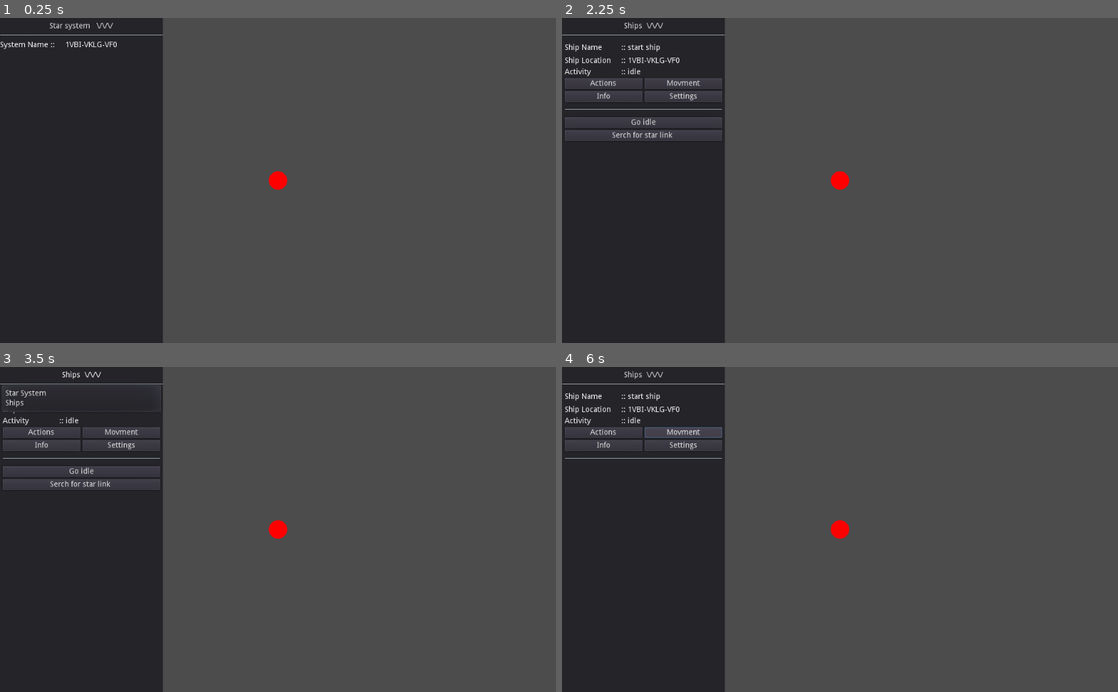
Above: before the commit, frames 1-4 (two rows, left to right).
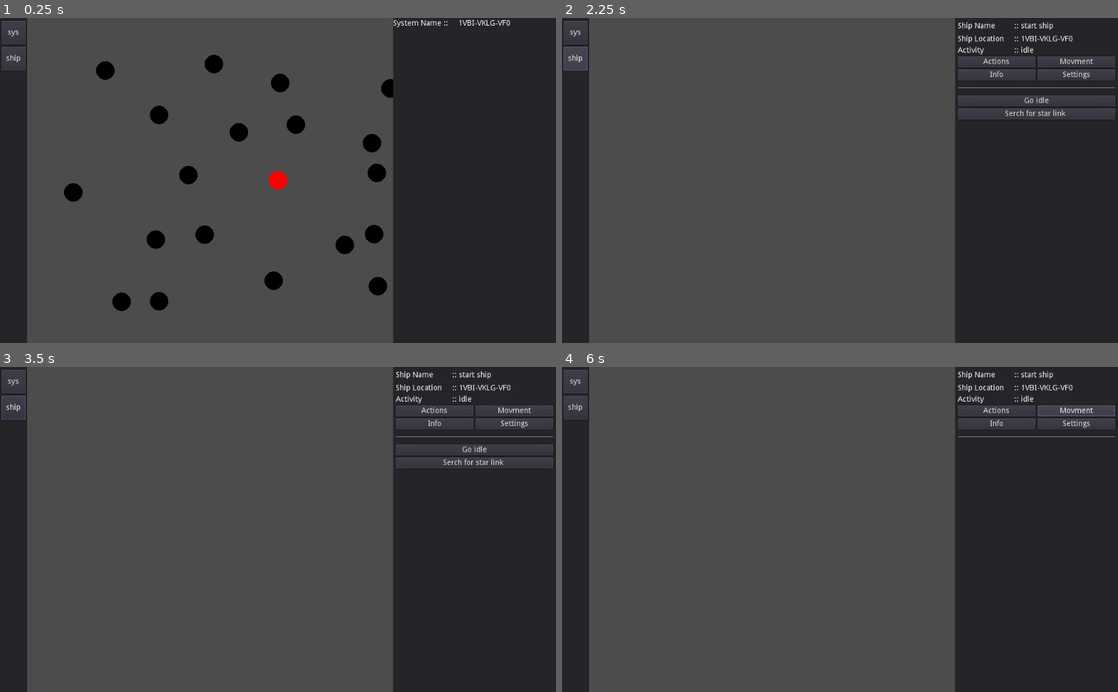
Above: after the commit, the same moments.

Repository: Drakosam/godot_game_1
Game: Godot game, scene res://World.tscn
Same seed, same stepped clock (60 frames per second), same inputs: the game is played once before the commit and once after it.
Inputs (mouse positions are in pixels of both pictures, inside the frame that each line leads up to):
- Up to frame 1 (0.25 s): no input
- Up to frame 2 (2.25 s): click (645, 24) at 0.5 s, where only the run before the commit has a clickable "Star system ▼▼▼ \/\/\/"; click (573, 31) at 1.25 s, where only the run after the commit has a clickable "sys"; click (573, 57) at 2 s, where only the run after the commit has a clickable "ship"
- Up to frame 3 (3.5 s): click (83, 373) at 2.75 s, where only the run before the commit has a clickable "Ships ▼▼▼ \/\/\/"
- Up to frame 4 (6 s): click "Go idle" at 3.5 s; click "Go idle" at 4.25 s; click "Actions" at 5 s; click "Movment" at 5.75 s

The runs differ from the first frame. In frame 1, 56% of the frame differs, in the area x 0-100%, y 0-100%; in frame 2, 48%; in frame 3, 48%; in frame 4, 51%.

Commit message:
-redesain starsystems and new gui

Diff:
--- a/Game_Setings.tscn
+++ b/Game_Setings.tscn
@@ -6,7 +6,7 @@
 var SIZE_X = 5
 var SIZE_Y = 5
 
-var HIDE_INACTIVE_SYSTEMS = true
+var HIDE_INACTIVE_SYSTEMS = false
 var RANDOMIZE_SYSTEM_POSYTION = true
 
 
--- a/Ship_panel.tscn
+++ b/Ship_panel.tscn
@@ -68,10 +68,11 @@
 
 
 func _refresh_ship_data():
-	$VBoxContainer/HBoxContainer/Ship_name.text = \":: \" + current_ship.ship_name
-	$VBoxContainer/HBoxContainer2/Ship_location.text =\":: \" + current_ship.get_system_name()
-	$VBoxContainer/HBoxContainer4/Activity.text = \":: \" + current_ship.curent_action
-	_refresh_buttons()
+	if(current_ship):
+		$VBoxContainer/HBoxContainer/Ship_name.text = \":: \" + current_ship.ship_name
+		$VBoxContainer/HBoxContainer2/Ship_location.text =\":: \" + current_ship.get_system_name()
+		$VBoxContainer/HBoxContainer4/Activity.text = \":: \" + current_ship.curent_action
+		_refresh_buttons()
 
 
 #---------------------- NW
--- a/StarSystem.tscn
+++ b/StarSystem.tscn
@@ -31,6 +31,7 @@
 
 signal clear_selected()
 signal system_selected(system)
+
 
 
 func _ready():
--- /dev/null
+++ b/StarSystemsMap.tscn
@@ -0,0 +1,132 @@
+[gd_scene load_steps=3 format=2]
+
+[ext_resource path="res://Game_Setings.tscn" type="PackedScene" id=1]
+
+[sub_resource type="GDScript" id=1]
+script/source = "extends Node2D
+
+var StarSystam = preload(\"res://StarSystem.tscn\")
+var StarLink = preload(\"res://StarLink.tscn\")
+
+var dist_x = 80
+var dist_y = 50
+var base_dist = 15
+
+var system_list = []
+var star_systems_grid=[]
+
+signal system_selected(system)
+
+func _ready():
+	pass # Replace with function body.
+
+
+func get_star_list():
+	return system_list
+
+func get_star_grid():
+	return star_systems_grid
+
+func create_board(size_x,size_y):
+	for y in size_y:
+		var system_line = []
+		for x in size_x:
+			var new_system = StarSystam.instance()
+
+			new_system.position = Vector2(base_dist+x*dist_x*2 +dist_x*(y%2),base_dist+y*dist_y*2)
+			new_system.connect('clear_selected',self,'clear_system_selected')
+			new_system.connect('system_selected',self,'system_selected')
+
+			if $Game_Setings.RANDOMIZE_SYSTEM_POSYTION:
+				new_system.randomize_posytion(dist_x, dist_y)
+
+			system_line.append(new_system)
+			system_list.append(new_system)
+
+		star_systems_grid.append(system_line)
+
+	update_star_links()
+	for system in system_list:
+		system.make_not_active()
+		add_child(system)
+
+
+func update_star_links():
+	for pos_y in len(star_systems_grid):
+		for pos_x in len(star_systems_grid[pos_y]) -1:
+			var s_link = StarLink.instance()
+			var s_sys = star_systems_grid[pos_y][pos_x]
+			var e_sys = star_systems_grid[pos_y][pos_x+1]
+
+			s_link.set_link(s_sys, e_sys)
+
+			s_sys.star_link_e =s_link
+			e_sys.star_link_w = s_link
+
+			s_sys.star_system_e = e_sys
+			e_sys.star_system_w= s_sys
+
+			add_child(s_link)
+
+	for pos_y in range(1,len(star_systems_grid)) :
+		for pos_x in len(star_systems_grid[pos_y]):
+			var s_link = StarLink.instance()
+
+
+			s_link.set_link(star_systems_grid[pos_y][pos_x],star_systems_grid[pos_y-1][pos_x])
+			if pos_y % 2 == 1:
+				star_systems_grid[pos_y-1][pos_x].star_link_se = s_link
+				star_systems_grid[pos_y][pos_x].star_link_nw =s_link
+
+				star_systems_grid[pos_y][pos_x].star_system_nw = star_systems_grid[pos_y-1][pos_x]
+				star_systems_grid[pos_y-1][pos_x].star_system_se = star_systems_grid[pos_y][pos_x]
+			else:
+				star_systems_grid[pos_y-1][pos_x].star_link_sw = s_link
+				star_systems_grid[pos_y][pos_x].star_link_ne =s_link
+
+				star_systems_grid[pos_y][pos_x].star_system_ne = star_systems_grid[pos_y-1][pos_x]
+				star_systems_grid[pos_y-1][pos_x].star_system_sw = star_systems_grid[pos_y][pos_x]
+			add_child(s_link)
+
+	for pos_y in range(1,len(star_systems_grid)) :
+		for pos_x in len(star_systems_grid[pos_y]) -1:
+			if pos_y % 2 == 1:
+				var s_link = StarLink.instance()
+				s_link.set_link(star_systems_grid[pos_y][pos_x],star_systems_grid[pos_y-1][pos_x+1])
+
+				star_systems_grid[pos_y][pos_x].star_link_ne =s_link
+				star_systems_grid[pos_y-1][pos_x+1].star_link_sw = s_link
+
+				star_systems_grid[pos_y][pos_x].star_system_ne = star_systems_grid[pos_y-1][pos_x+1]
+				star_systems_grid[pos_y-1][pos_x+1].star_system_sw = star_systems_grid[pos_y][pos_x]
+
+				add_child(s_link)
+
+	for pos_y in range(1,len(star_systems_grid)) :
+		for pos_x in range(1,len(star_systems_grid[pos_y])):
+			if pos_y % 2 == 0:
+				var s_link = StarLink.instance()
+				s_link.set_link(star_systems_grid[pos_y][pos_x],star_systems_grid[pos_y-1][pos_x-1])
+
+				star_systems_grid[pos_y][pos_x].star_link_nw =s_link
+				star_systems_grid[pos_y-1][pos_x-1].star_link_se = s_link
+
+				star_systems_grid[pos_y][pos_x].star_system_nw = star_systems_grid[pos_y-1][pos_x-1]
+				star_systems_grid[pos_y-1][pos_x-1].star_system_se = star_systems_grid[pos_y][pos_x]
+				add_child(s_link)
+
+
+func clear_system_selected():
+	for system in system_list:
+		system.deselect_system()
+
+
+func system_selected(system):
+	print('xxx')
+	emit_signal(\"system_selected\",system)
+"
+
+[node name="StarSystemsMap" type="Node2D"]
+script = SubResource( 1 )
+
+[node name="Game_Setings" parent="." instance=ExtResource( 1 )]
--- a/World.tscn
+++ b/World.tscn
@@ -1,8 +1,9 @@
-[gd_scene load_steps=6 format=2]
+[gd_scene load_steps=7 format=2]
 
 [ext_resource path="res://Ship_panel.tscn" type="PackedScene" id=1]
 [ext_resource path="res://Star_System_panel.tscn" type="PackedScene" id=2]
 [ext_resource path="res://Game_Setings.tscn" type="PackedScene" id=3]
+[ext_resource path="res://StarSystemsMap.tscn" type="PackedScene" id=4]
 
 [sub_resource type="GDScript" id=1]
 script/source = "extends Node2D
@@ -28,135 +29,26 @@
 	board_size_x = $Game_Setings.SIZE_X
 	board_size_y = $Game_Setings.SIZE_Y
 
-	create_board(board_size_x,board_size_y)
+	$StarSystemsMap.create_board(board_size_x,board_size_y)
+	#create_board(board_size_x,board_size_y)
+
+	system_list = $StarSystemsMap.get_star_list()
+	star_systems_grid = $StarSystemsMap.get_star_grid()
 
 	var start_system = star_systems_grid[floor(board_size_y/2) ][floor(board_size_x/2)]
 	start_system.make_active()
 	$Camera2D.position = start_system.position
+	start_system.select_system()
 
 	var new_ship = ShipAktor.instance()
 	ship_list.append(new_ship)
 	new_ship.spown_ship(start_system,'start ship')
 
-	start_system.select_system()
-
-	$CanvasLayer/Panel/Ship_panel.set_ship(new_ship)
-	$CanvasLayer/Panel/MenuButton.get_popup().add_item(\"Star System\")
-	$CanvasLayer/Panel/MenuButton.get_popup().add_item(\"Ships\")
-	$CanvasLayer/Panel/MenuButton.get_popup().connect(\"index_pressed\",self,'_pick_options')
-
-
-func _pick_options(option):
-	if option == 0:
-		_hide_panels()
-		$CanvasLayer/Panel/MenuButton.text = \"Star System ▼▼▼ \\\\/\\\\/\\\\/\"
-		$CanvasLayer/Panel/Star_System_panel.visible = true
-	elif option ==1:
-		_hide_panels()
-		$CanvasLayer/Panel/MenuButton.text = \"Ships ▼▼▼ \\\\/\\\\/\\\\/\"
-		$CanvasLayer/Panel/Ship_panel.visible = true
 
 func _hide_panels():
 	$CanvasLayer/Panel/Star_System_panel.visible = false
 	$CanvasLayer/Panel/Ship_panel.visible = false
-
-
-func clear_system_selected():
-	for system in system_list:
-		system.deselect_system()
-
-
-func system_selected(system):
-	$CanvasLayer/Panel/Star_System_panel.set_system(system)
-
-
-func create_board(size_x,size_y):
-	for y in size_y:
-		var system_line = []
-		for x in size_x:
-			var new_system = StarSystam.instance()
-
-			new_system.position = Vector2(base_dist+x*dist_x*2 +dist_x*(y%2),base_dist+y*dist_y*2)
-			new_system.connect('clear_selected',self,'clear_system_selected')
-			new_system.connect('system_selected',self,'system_selected')
-
-			if $Game_Setings.RANDOMIZE_SYSTEM_POSYTION:
-				new_system.randomize_posytion(dist_x, dist_y)
-
-			system_line.append(new_system)
-			system_list.append(new_system)
-
-		star_systems_grid.append(system_line)
-
-	update_star_links()
-	for system in system_list:
-		system.make_not_active()
-		add_child(system)
-
-
-func update_star_links():
-	for pos_y in len(star_systems_grid):
-		for pos_x in len(star_systems_grid[pos_y]) -1:
-			var s_link = StarLink.instance()
-			var s_sys = star_systems_grid[pos_y][pos_x]
-			var e_sys = star_systems_grid[pos_y][pos_x+1]
-
-			s_link.set_link(s_sys, e_sys)
-
-			s_sys.star_link_e =s_link
-			e_sys.star_link_w = s_link
-
-			s_sys.star_system_e = e_sys
-			e_sys.star_system_w= s_sys
-
-			add_child(s_link)
-
-	for pos_y in range(1,len(star_systems_grid)) :
-		for pos_x in len(star_systems_grid[pos_y]):
-			var s_link = StarLink.instance()
-
-
-			s_link.set_link(star_systems_grid[pos_y][pos_x],star_systems_grid[pos_y-1][pos_x])
-			if pos_y % 2 == 1:
-				star_systems_grid[pos_y-1][pos_x].star_link_se = s_link
-				star_systems_grid[pos_y][pos_x].star_link_nw =s_link
-
-				star_systems_grid[pos_y][pos_x].star_system_nw = star_systems_grid[pos_y-1][pos_x]
-				star_systems_grid[pos_y-1][pos_x].star_system_se = star_systems_grid[pos_y][pos_x]
-			else:
-				star_systems_grid[pos_y-1][pos_x].star_link_sw = s_link
-				star_systems_grid[pos_y][pos_x].star_link_ne =s_link
-
-				star_systems_grid[pos_y][pos_x].star_system_ne = star_systems_grid[pos_y-1][pos_x]
-				star_systems_grid[pos_y-1][pos_x].star_system_sw = star_systems_grid[pos_y][pos_x]
-			add_child(s_link)
-
-	for pos_y in range(1,len(star_systems_grid)) :
-		for pos_x in len(star_systems_grid[pos_y]) -1:
-			if pos_y % 2 == 1:
-				var s_link = StarLink.instance()
-				s_link.set_link(star_systems_grid[pos_y][pos_x],star_systems_grid[pos_y-1][pos_x+1])
-
-				star_systems_grid[pos_y][pos_x].star_link_ne =s_link
-				star_systems_grid[pos_y-1][pos_x+1].star_link_sw = s_link
-
-				star_systems_grid[pos_y][pos_x].star_system_ne = star_systems_grid[pos_y-1][pos_x+1]
-				star_systems_grid[pos_y-1][pos_x+1].star_system_sw = star_systems_grid[pos_y][pos_x]
-
-				add_child(s_link)
-
-	for pos_y in range(1,len(star_systems_grid)) :
-		for pos_x in range(1,len(star_systems_grid[pos_y])):
-			if pos_y % 2 == 0:
-				var s_link = StarLink.instance()
-				s_link.set_link(star_systems_grid[pos_y][pos_x],star_systems_grid[pos_y-1][pos_x-1])
-
-				star_systems_grid[pos_y][pos_x].star_link_nw =s_link
-				star_systems_grid[pos_y-1][pos_x-1].star_link_se = s_link
-
-				star_systems_grid[pos_y][pos_x].star_system_nw = star_systems_grid[pos_y-1][pos_x-1]
-				star_systems_grid[pos_y-1][pos_x-1].star_system_se = star_systems_grid[pos_y][pos_x]
-				add_child(s_link)
+	$StarSystemsMap.visible = false
 
 
 func _on_Timer_timeout():
@@ -165,6 +57,23 @@
 
 	for ship in ship_list:
 		ship.act()
+
+
+func _on_Sys_but_pressed():
+	_hide_panels()
+	$CanvasLayer/Panel/Star_System_panel.visible = true
+	$StarSystemsMap.visible = true
+
+func _on_Ship_but_pressed():
+	_hide_panels()
+	$CanvasLayer/Panel/Ship_panel.visible = true
+	if ship_list.size()>0:
+		$CanvasLayer/Panel/Ship_panel.set_ship(ship_list[0])
+
+
+func _on_StarSystemsMap_system_selected(system):
+	$CanvasLayer/Panel/Star_System_panel.set_system(system)
+
 "
 
 [sub_resource type="GDScript" id=2]
@@ -196,35 +105,55 @@
 current = true
 script = SubResource( 2 )
 
+[node name="StarSystemsMap" parent="." instance=ExtResource( 4 )]
+
 [node name="CanvasLayer" type="CanvasLayer" parent="."]
 
 [node name="Panel" type="Panel" parent="CanvasLayer"]
+anchor_left = 1.0
+anchor_right = 1.0
 anchor_bottom = 1.0
-margin_right = 300.0
-
-[node name="MenuButton" type="MenuButton" parent="CanvasLayer/Panel"]
-anchor_right = 1.0
-margin_bottom = 30.0
-text = "Star system  ▼▼▼ \\/\\/\\/"
+margin_left = -300.0
 
 [node name="Star_System_panel" parent="CanvasLayer/Panel" instance=ExtResource( 2 )]
-margin_top = 40.0
 
 [node name="Ship_panel" parent="CanvasLayer/Panel" instance=ExtResource( 1 )]
 visible = false
 anchor_right = 1.0
 anchor_bottom = 1.0
-margin_top = 40.0
 margin_right = 0.0
 margin_bottom = 0.0
 
-[node name="HSeparator" type="HSeparator" parent="CanvasLayer/Panel"]
+[node name="LeftMenu" type="Panel" parent="CanvasLayer"]
+anchor_bottom = 1.0
+margin_right = 50.0
+
+[node name="VBoxContainer" type="VBoxContainer" parent="CanvasLayer/LeftMenu"]
 anchor_right = 1.0
-margin_top = 30.0
-margin_bottom = 34.0
+anchor_bottom = 1.0
+margin_left = 3.0
+margin_top = 5.0
+margin_right = -3.0
+margin_bottom = -5.0
+
+[node name="Sys_but" type="Button" parent="CanvasLayer/LeftMenu/VBoxContainer"]
+margin_right = 44.0
+margin_bottom = 44.0
+rect_min_size = Vector2( 0, 44 )
+text = "sys"
+
+[node name="Ship_but" type="Button" parent="CanvasLayer/LeftMenu/VBoxContainer"]
+margin_top = 48.0
+margin_right = 44.0
+margin_bottom = 92.0
+rect_min_size = Vector2( 0, 44 )
+text = "ship"
 
 [node name="Timer" type="Timer" parent="."]
 wait_time = 0.25
 autostart = true
 
+[connection signal="system_selected" from="StarSystemsMap" to="." method="_on_StarSystemsMap_system_selected"]
+[connection signal="pressed" from="CanvasLayer/LeftMenu/VBoxContainer/Sys_but" to="." method="_on_Sys_but_pressed"]
+[connection signal="pressed" from="CanvasLayer/LeftMenu/VBoxContainer/Ship_but" to="." method="_on_Ship_but_pressed"]
 [connection signal="timeout" from="Timer" to="." method="_on_Timer_timeout"]
--- a/project.godot
+++ b/project.godot
@@ -25,7 +25,3 @@
 [physics]
 
 common/enable_pause_aware_picking=true
-
-[rendering]
-
-environment/default_environment="res://default_env.tres"
